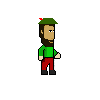
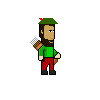
Revision of a layered 100 × 100 image; what changed, layer by layer:
added layer "Layer 11" over [30, 37, 58, 65]
